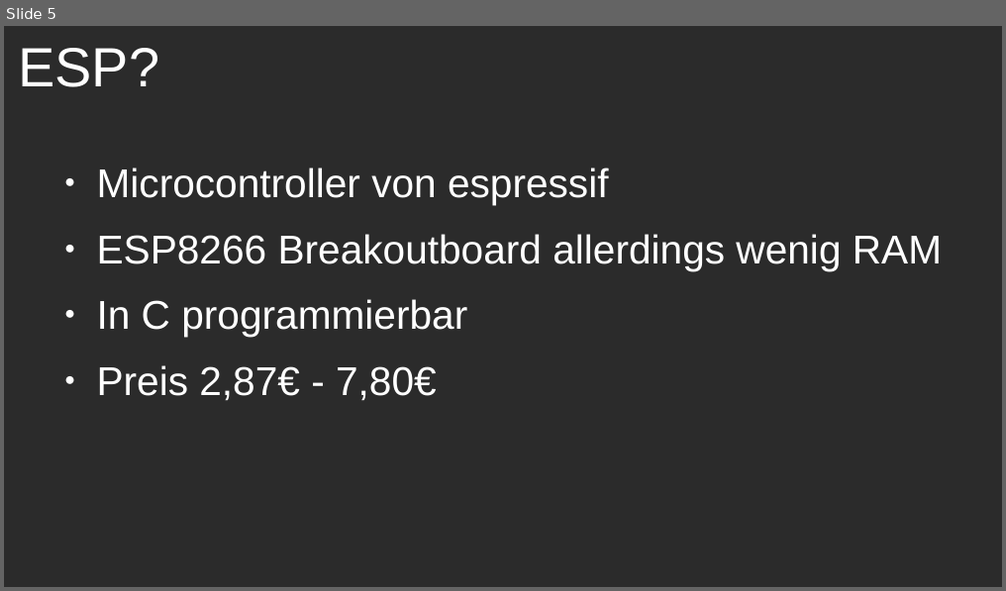
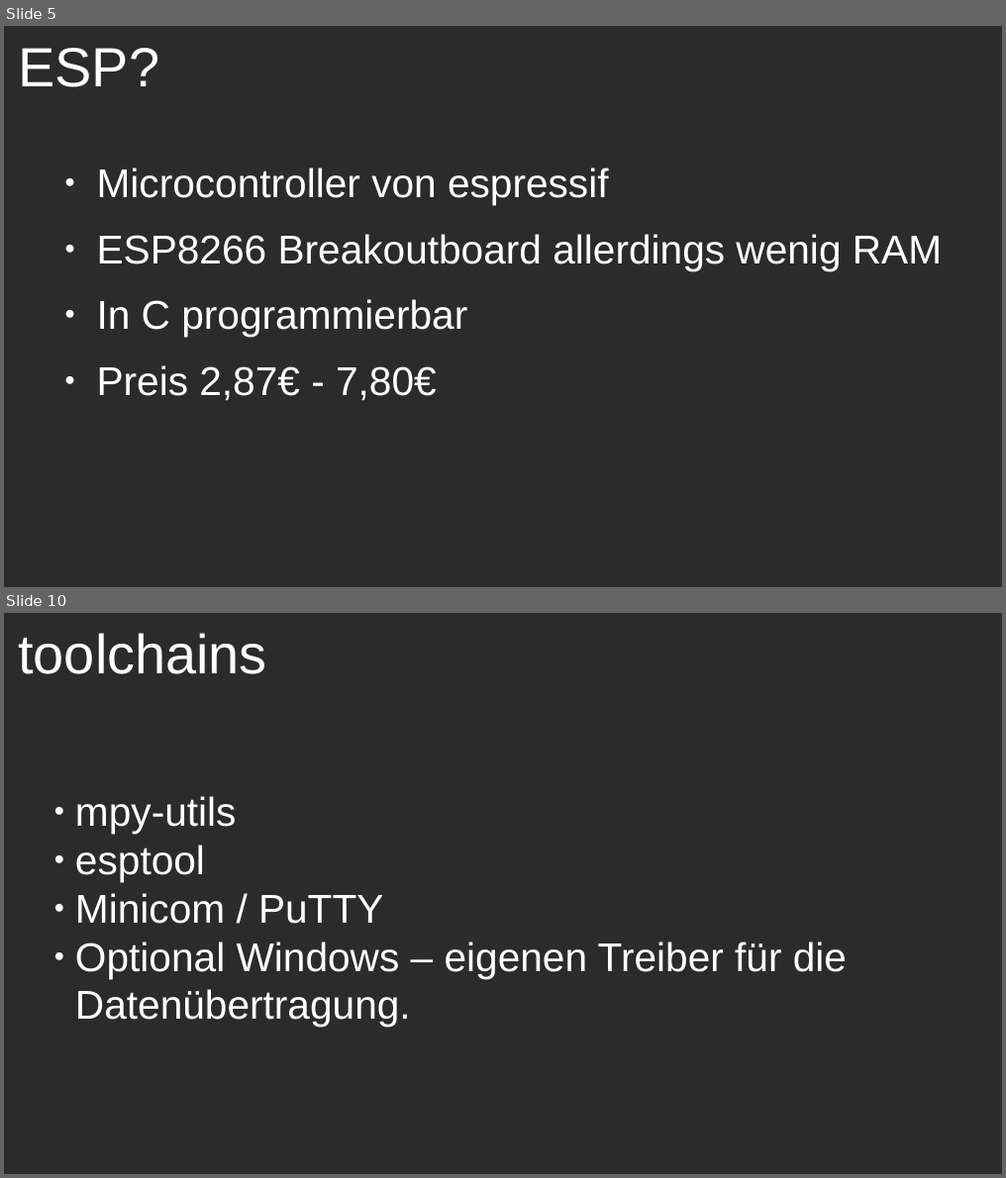
Before and after one commit to DrRetro/micropython-workshop, a slide deck: presentation/micropython-workshop.odp. Shown one above the other, each under a label of ours: slide 5 before the commit, slides 5 and 10 after it; the slides between them are not shown. The pictures are 1006x591 and 1006x1178 pixels, drawn with LibreOffice and Linux fonts; fonts in the diff are those of the drawing; background and template pictures are left out; a plain dark background stands for a picture behind light text. Boxes give left, top, right and bottom in pixels: in the first picture for what was removed or moved away, otherwise in the second. Text is boxed around its words. In the diff, an @@ line names an element or a change of style, - is before the commit and + after.

Commit message:
some slides for presentation added

```diff
--- a/presentation/micropython-workshop.odp
+++ b/presentation/micropython-workshop.odp
@@ slide 10 added at box(4, 613, 1002, 1174), background picture (left out) @@
@@ title added at box(18, 633, 266, 674), 44 pt, text #FFFFFF @@
+toolchains
@@ subtitle added at box(75, 796, 846, 1027), 32 pt, text #FFFFFF @@
+● mpy-utils
+● esptool
+● Minicom / PuTTY
+● Optional Windows – eigenen Treiber für die Datenübertragung.
```
Also in this commit, not shown: 1 slide changed, 3 other slides added.
